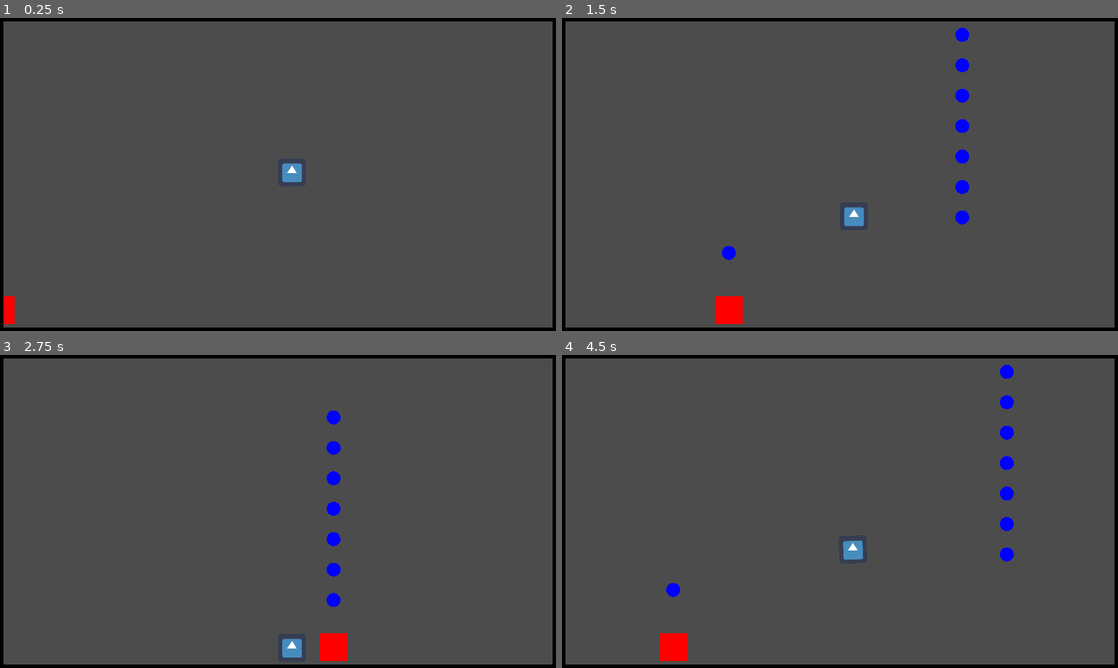
Above: before the commit, frames 1-4 (two rows, left to right).
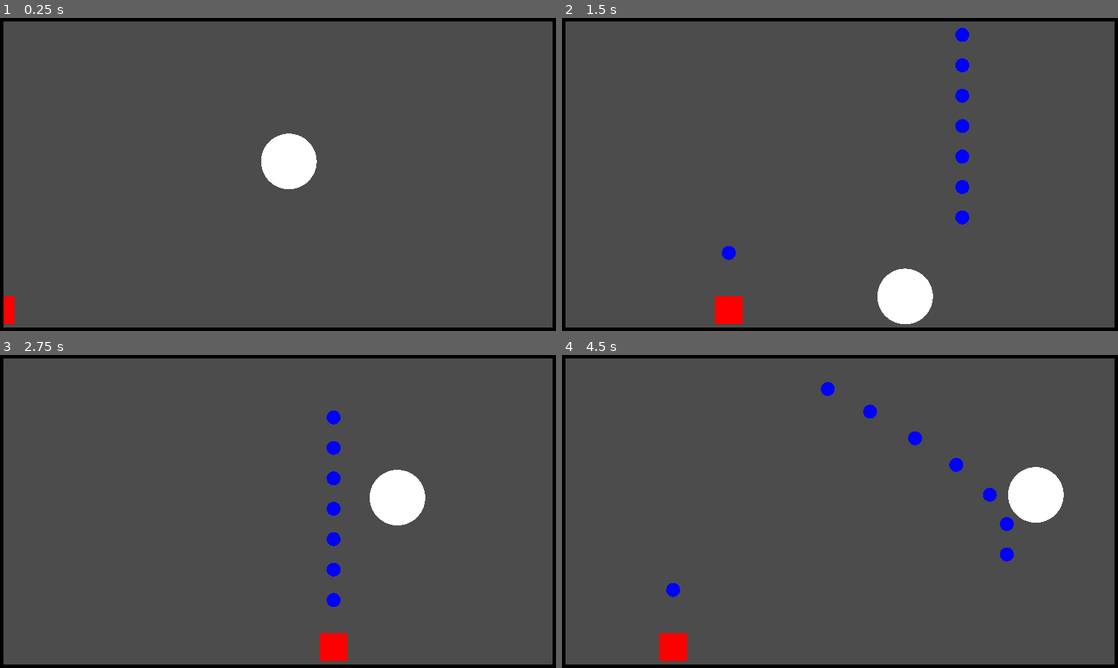
Above: after the commit, the same moments.

Repository: djalexkidd/ping-blast
Game: Godot game, scene res://scenes/Game.tscn
Same seed, same stepped clock (60 frames per second), same inputs: the game is played once before the commit and once after it. The engine's default icon, where the game draws it, is replaced by a stand-in: a white triangle on a blue panel in a dark square.
Inputs (mouse positions are in pixels of both pictures, inside the frame that each line leads up to):
- Up to frame 1 (0.25 s): no input
- Up to frame 2 (1.5 s): move the mouse to (962, 158) at 0.52 s; press the mouse at (962, 158) at 0.53 s; move the mouse to (728, 190) at 1.27 s; release the mouse at (728, 190) at 1.28 s; click (728, 190) at 1.35 s
- Up to frame 3 (2.75 s): move the mouse to (333, 442) at 2.02 s; press the mouse at (333, 442) at 2.03 s
- Up to frame 4 (4.5 s): move the mouse to (812, 574) at 2.77 s; release the mouse at (812, 574) at 2.78 s; click (812, 574) at 2.85 s; move the mouse to (1006, 558) at 3.52 s; press the mouse at (1006, 558) at 3.53 s; move the mouse to (673, 464) at 4.27 s; release the mouse at (673, 464) at 4.28 s; click (673, 464) at 4.35 s

The runs differ from the first frame. In frame 1, 1.4% of the frame differs, in the area x 47-57%, y 36-55%; in frame 2, 1.6%; in frame 3, 1.6%; in frame 4, 2.5%, in the area x 46-91%, y 3-66%.

Commit message:
Ben au moins ça fonctionne

Diff:
--- a/scenes/Ball.tscn
+++ b/scenes/Ball.tscn
@@ -1,20 +1,20 @@
 [gd_scene load_steps=4 format=2]
 
-[ext_resource path="res://icon.png" type="Texture" id=1]
+[ext_resource path="res://scripts/Ball.gd" type="Script" id=1]
 
-[sub_resource type="PhysicsMaterial" id=1]
-bounce = 1.0
+[sub_resource type="SphereMesh" id=1]
 
-[sub_resource type="RectangleShape2D" id=2]
-extents = Vector2( 32, 32 )
+[sub_resource type="CircleShape2D" id=2]
+radius = 64.0
 
-[node name="Ball" type="RigidBody2D"]
+[node name="Ball" type="KinematicBody2D"]
 collision_layer = 4
 collision_mask = 7
-physics_material_override = SubResource( 1 )
+script = ExtResource( 1 )
 
-[node name="Sprite" type="Sprite" parent="."]
-texture = ExtResource( 1 )
+[node name="MeshInstance2D" type="MeshInstance2D" parent="."]
+scale = Vector2( 64, 64 )
+mesh = SubResource( 1 )
 
 [node name="CollisionShape2D" type="CollisionShape2D" parent="."]
 shape = SubResource( 2 )
--- a/scenes/Game.tscn
+++ b/scenes/Game.tscn
@@ -12,9 +12,6 @@
 
 [node name="Player" parent="." instance=ExtResource( 1 )]
 position = Vector2( 160, 672 )
-
-[node name="Ball" parent="." instance=ExtResource( 2 )]
-position = Vector2( 672, 352 )
 
 [node name="Floor" type="StaticBody2D" parent="."]
 collision_mask = 4
@@ -82,4 +79,7 @@
 [node name="Timer" type="Timer" parent="."]
 wait_time = 0.1
 
+[node name="Ball" parent="." instance=ExtResource( 2 )]
+position = Vector2( 640, 320 )
+
 [connection signal="timeout" from="Timer" to="." method="_on_Timer_timeout"]
--- a/scripts/Ball.gd
+++ b/scripts/Ball.gd
@@ -1,12 +1,13 @@
-extends Area2D
+extends KinematicBody2D
 
-const DEFAULT_SPEED = 100
+var velocity = Vector2(100,0)
+const target_y = 5
+const GRAVITY = 5
 
-var _speed = DEFAULT_SPEED
-var direction = Vector2.LEFT
-
-onready var _initial_pos = position
-
-func _process(delta):
-	_speed += delta * 2
-	position += _speed * delta * direction
+func _physics_process(delta):
+	velocity.y += GRAVITY
+	move_and_slide(velocity, Vector2.UP)
+	if is_on_wall():
+		velocity.x *= -1
+	if is_on_floor():
+		velocity.y *= -1
